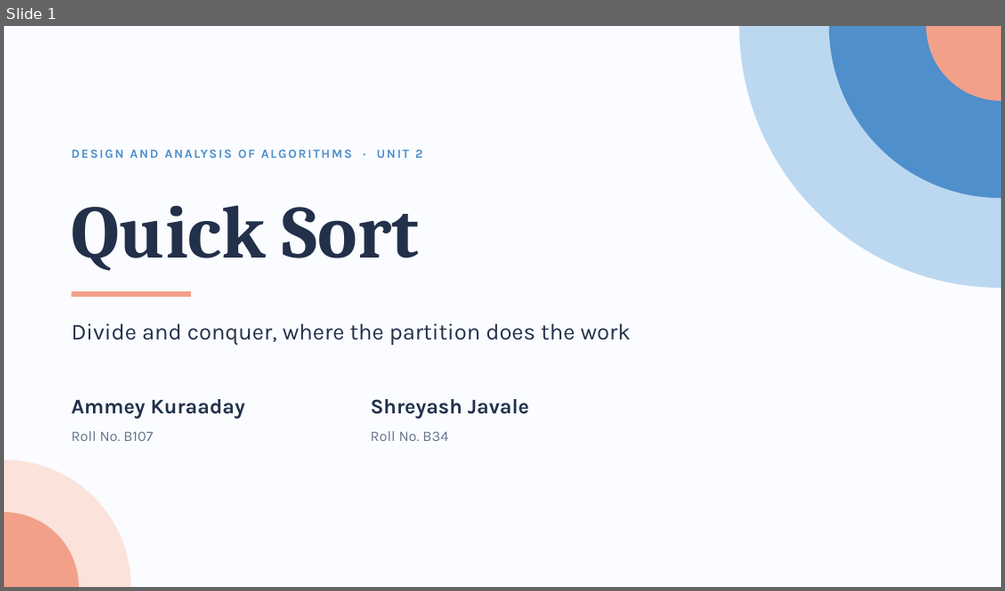
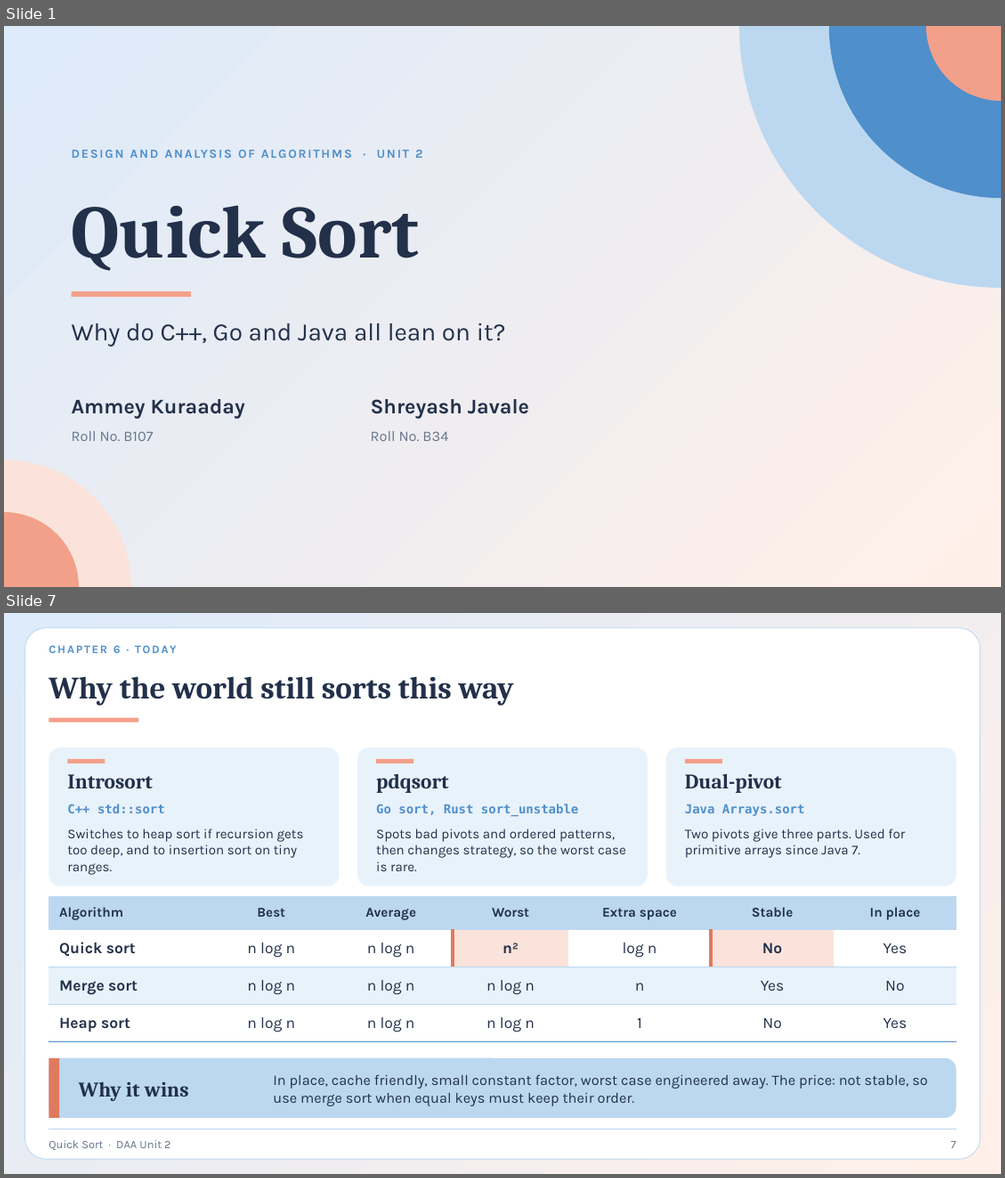
Before and after one commit to AmeyKuradeAK/DAA, a slide deck: QuickSort_DAA.pptx. Shown one above the other, each under a label of ours: slide 1 before the commit, slides 1 and 7 after it; the slides between them are not shown. The pictures are 1005x591 and 1005x1178 pixels, drawn with LibreOffice and Linux fonts; fonts in the diff are those of the drawing. Boxes give left, top, right and bottom in pixels: in the first picture for what was removed or moved away, otherwise in the second. Text is boxed around its words. In the diff, an @@ line names an element or a change of style, - is before the commit and + after.

```diff
--- a/QuickSort_DAA.pptx
+++ b/QuickSort_DAA.pptx
@@ slide 7 added at bbox=[4, 613, 1001, 1174], background gradient #DDEBFA to #FFEFE8 @@
@@ rounded rectangle added at bbox=[25, 628, 979, 1159], fill #FFFFFF, outline #BCD8F1 0.75 pt @@
@@ text added at bbox=[48, 645, 177, 653], 11 pt, text #4F8FCB, bold @@
+CHAPTER 6 · TODAY
@@ title added at bbox=[48, 676, 514, 706], 30 pt, text #22304A, bold @@
+Why the world still sorts this way
@@ rectangle added at bbox=[48, 718, 138, 722], fill #F3A08A @@
@@ rounded rectangle added at bbox=[48, 747, 339, 886], fill #E8F2FB @@
@@ rectangle added at bbox=[67, 759, 105, 763], fill #F3A08A @@
@@ rounded rectangle added at bbox=[357, 747, 647, 886], fill #E8F2FB @@
@@ rectangle added at bbox=[376, 759, 413, 763], fill #F3A08A @@
@@ rounded rectangle added at bbox=[666, 747, 956, 886], fill #E8F2FB @@
@@ rectangle added at bbox=[685, 759, 722, 763], fill #F3A08A @@
@@ text added at bbox=[67, 774, 152, 788], 20 pt, text #22304A, bold @@
+Introsort
@@ text added at bbox=[376, 774, 449, 793], 20 pt, text #22304A, bold @@
+pdqsort
@@ text added at bbox=[685, 774, 782, 793], 20 pt, text #22304A, bold @@
+Dual-pivot
@@ text added at bbox=[67, 803, 165, 813], 12 pt, text #4F8FCB, bold @@
+C++ std::sort
@@ text added at bbox=[376, 803, 578, 817], 12 pt, text #4F8FCB, bold @@
+Go sort, Rust sort_unstable
@@ text added at bbox=[685, 804, 805, 816], 12 pt, text #4F8FCB, bold @@
+Java Arrays.sort
@@ text added at bbox=[67, 828, 304, 875], 13 pt, text #22304A @@
+Switches to heap sort if recursion gets too deep, and to insertion sort on tiny ranges.
@@ text added at bbox=[376, 828, 626, 871], 13 pt, text #22304A @@
+Spots bad pivots and ordered patterns, then changes strategy, so the worst case is rare.
@@ text added at bbox=[685, 828, 905, 858], 13 pt, text #22304A @@
+Two pivots give three parts. Used for primitive arrays since Java 7.
@@ table added at bbox=[48, 896, 956, 1041], 4 rows, 7 columns @@
+Algorithm | Best | Average | Worst | Extra space | Stable | In place
+Quick sort | n log n | n log n | n² | log n | No | Yes
+Merge sort | n log n | n log n | n log n | n | Yes | No
+Heap sort | n log n | n log n | n log n | 1 | No | Yes
@@ rounded rectangle added at bbox=[48, 1058, 956, 1118], fill #BCD8F1 @@
@@ rectangle added at bbox=[48, 1058, 59, 1118], fill #E07A5F @@
@@ text added at bbox=[79, 1082, 189, 1101], 20 pt, text #22304A, bold @@
+Why it wins
@@ text added at bbox=[273, 1075, 927, 1106], 14 pt, text #22304A @@
+In place, cache friendly, small constant factor, worst case engineered away. The price: not stable, so use merge sort when equal keys must keep their order.
@@ line added from (48, 1129) to (956, 1129), #BCD8F1 0.75 pt @@
@@ text added at bbox=[48, 1140, 170, 1150], 11 pt, text #66758C @@
+Quick Sort · DAA Unit 2
@@ text added at bbox=[951, 1141, 956, 1148], 11 pt, text #66758C @@
+7
@@ slide 1 changed as well @@
@@ background #FAFCFF to gradient #DDEBFA to #FFEFE8 @@
@@ text at bbox=[72, 323, 506, 346]: text changed; size 22 to 24 pt @@
-Divide and conquer, where the partition does the work
+Why do C++, Go and Java all lean on it?
```
Also in this commit, not shown: 5 other slides changed, 1 other slide added, 1 slide removed, 1 other file.
